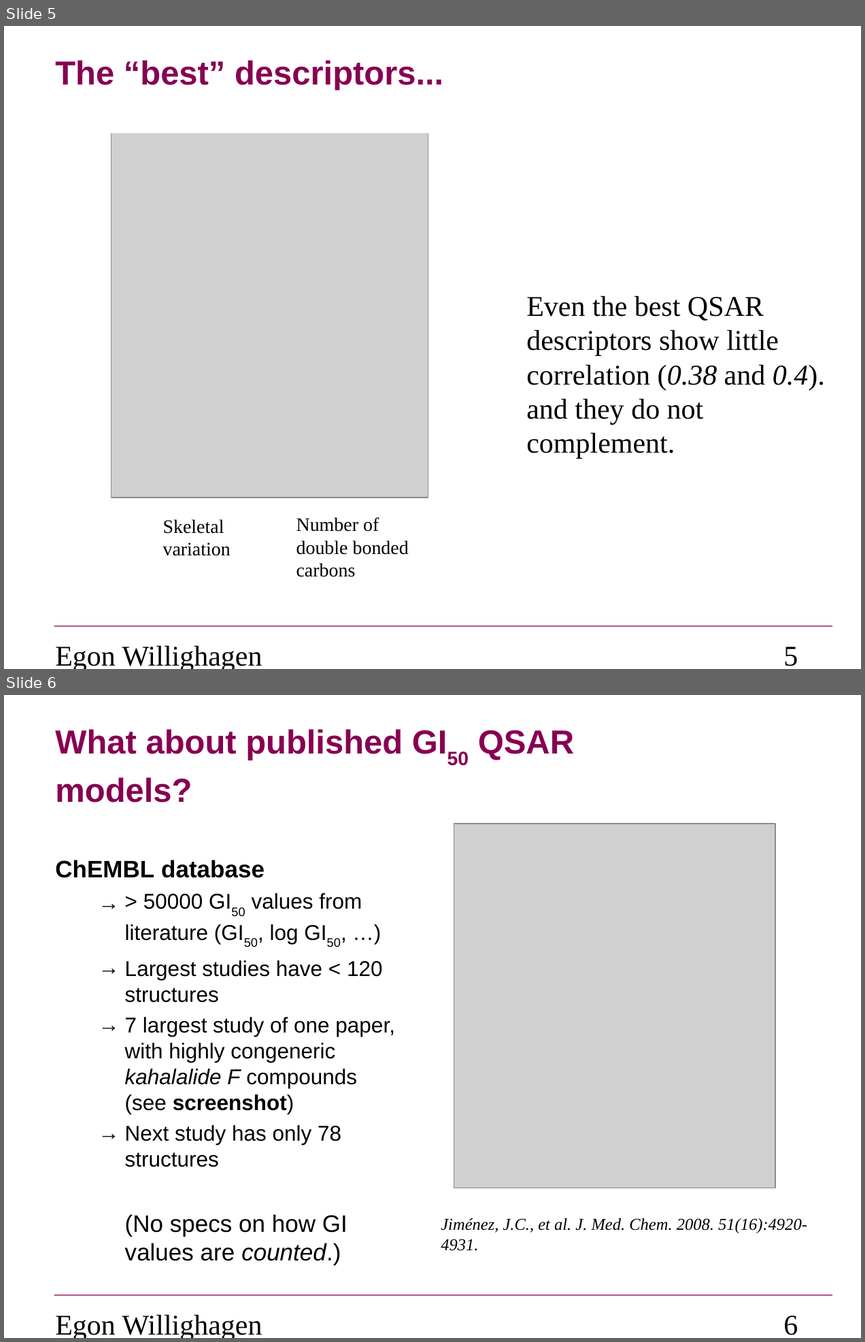
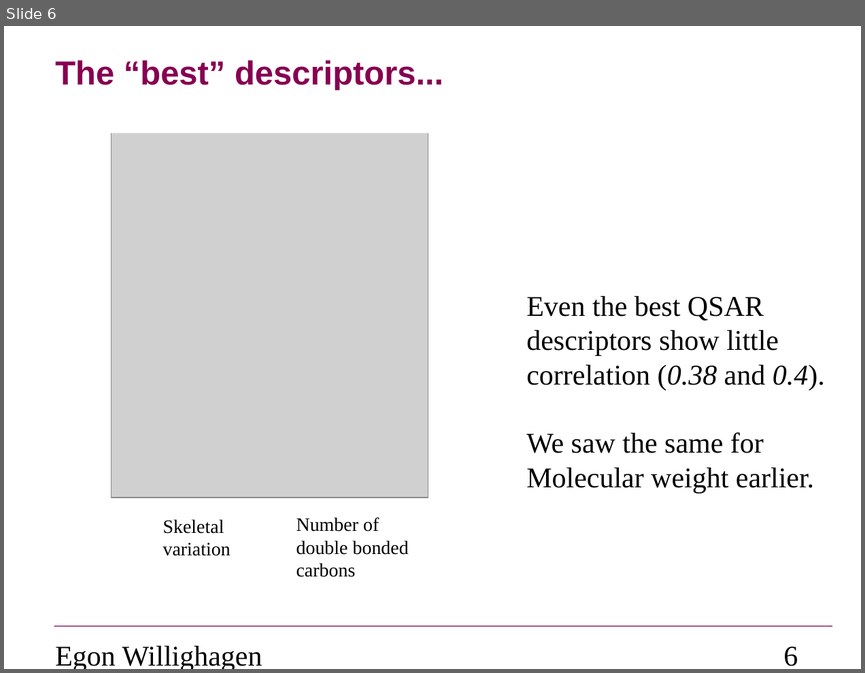
Before and after one commit to egonw/models, a slide deck: projects/cmap/report/forRoland.odp. Shown one above the other, each under a label of ours: slides 5 and 6 before the commit, slide 6 after it. The pictures are 865x1342 and 865x673 pixels, drawn with LibreOffice and Linux fonts; fonts in the diff are those of the drawing; grey boxes stand for pictures; background and template pictures are left out. Boxes give left, top, right and bottom in pixels: in the first picture for what was removed or moved away, otherwise in the second. Text is boxed around its words. In the diff, an @@ line names an element or a change of style, - is before the commit and + after.

```diff
--- a/projects/cmap/report/forRoland.odp
+++ b/projects/cmap/report/forRoland.odp
@@ slide 6 removed at box(4, 695, 861, 1338), background #FFFFFF; not listed: 1 template element that a slide beside it also shows @@
@@ title removed at box(55, 729, 574, 802) @@
-What about published GI50 QSAR
-models?
@@ picture removed at box(454, 824, 775, 1187) @@
@@ text removed at box(55, 860, 395, 1265) @@
-ChEMBL database
-  → > 50000 GI50 values from literature (GI50, log GI50, …)
-  → Largest studies have < 120 structures
-  → 7 largest study of one paper, with highly congeneric kahalalide F compounds (see screenshot)
-  → Next study has only 78 structures
-(No specs on how GI values are counted.)
@@ text removed at box(441, 1218, 807, 1251) @@
-Jiménez, J.C., et al. J. Med. Chem. 2008. 51(16):4920-4931.
@@ text removed at box(55, 1314, 262, 1338) @@
-Egon Willighagen
@@ page number removed at box(783, 1315, 798, 1335) @@
-6
@@ what was slide 5 is now slide 6 @@
@@ slide 6 changed as well @@
@@ text at box(526, 432, 814, 493): text changed @@
-and they do not
-complement.
+We saw the same for
+Molecular weight earlier.
@@ page number at box(783, 646, 798, 666): text changed @@
-5
+6
```
Also in this commit, not shown: 3 other slides changed, 4 slides added, 4 other slides removed, 1 other file.
